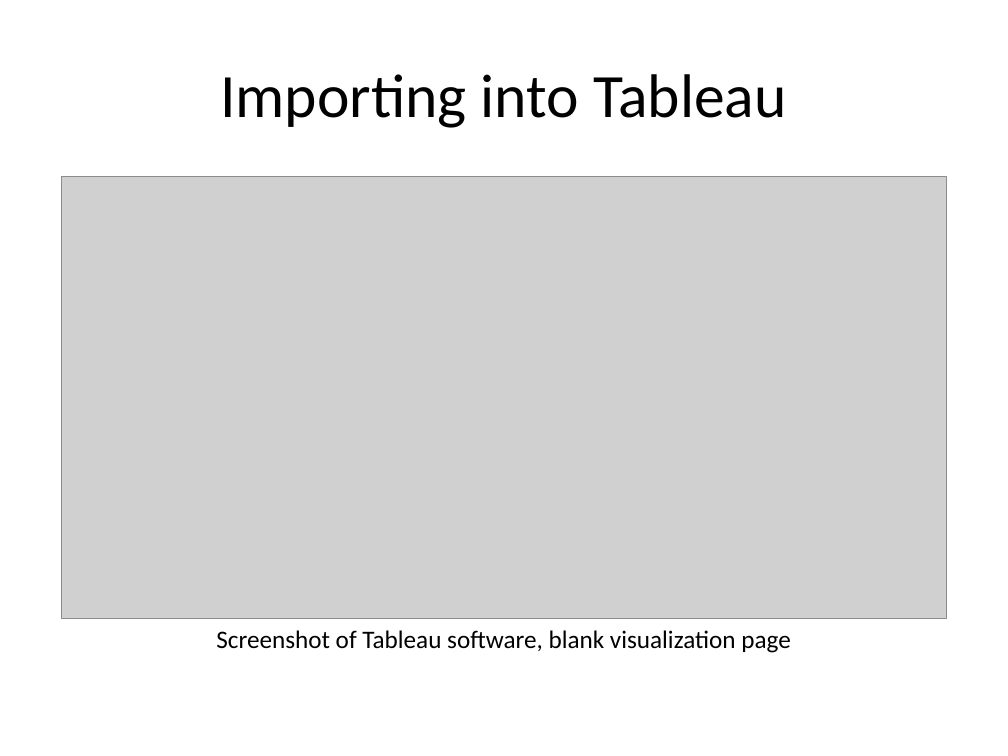
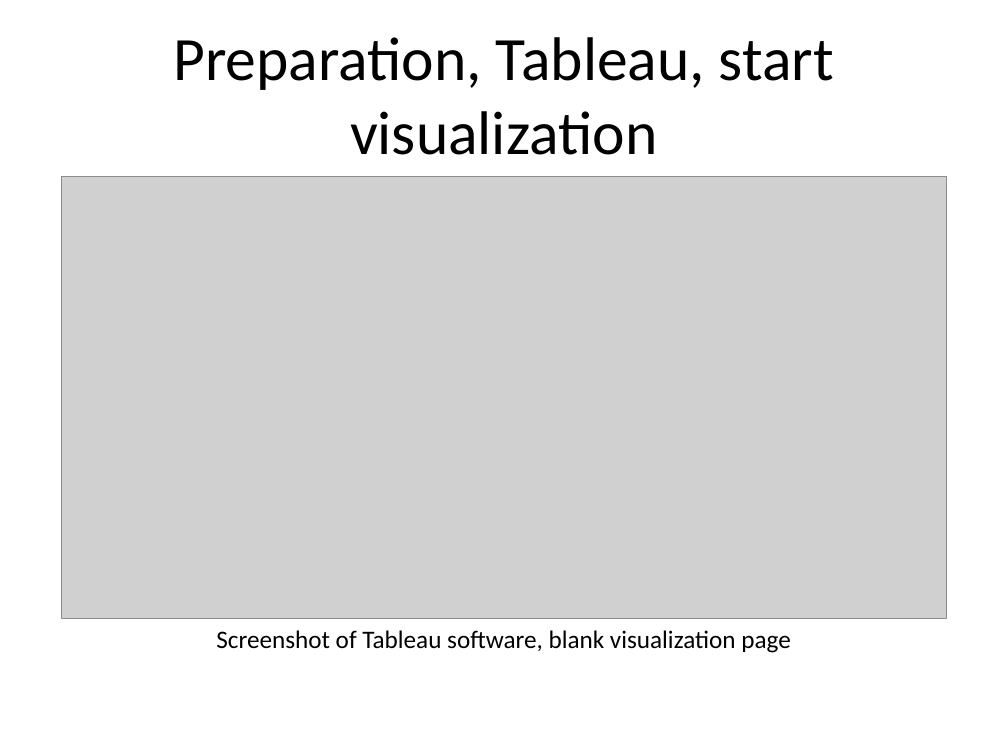
Before and after one commit to pmean/data-visualization, a slide deck: slide 12 of data-viz-01/component/preparation.pptx. Drawn at 1008x756 pixels with LibreOffice and Linux fonts; fonts in the diff are those of the drawing; grey boxes stand for pictures. Boxes give left, top, right and bottom in pixels: in the first picture for what was removed or moved away, otherwise in the second. Text is boxed around its words. In the diff, an @@ line names an element or a change of style, - is before the commit and + after.

```diff
--- a/data-viz-01/component/preparation.pptx
+++ b/data-viz-01/component/preparation.pptx
@@ title at [173,37,834,155]: text changed @@
-Importing into Tableau
+Preparation, Tableau, start visualization
```
Also in this commit, not shown: 14 other slides changed, 14 other files.
